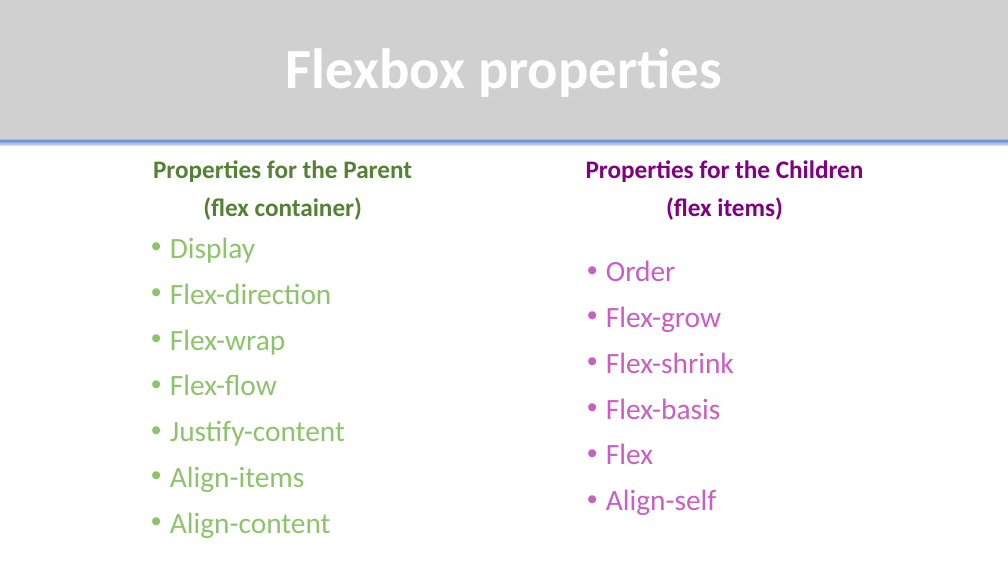
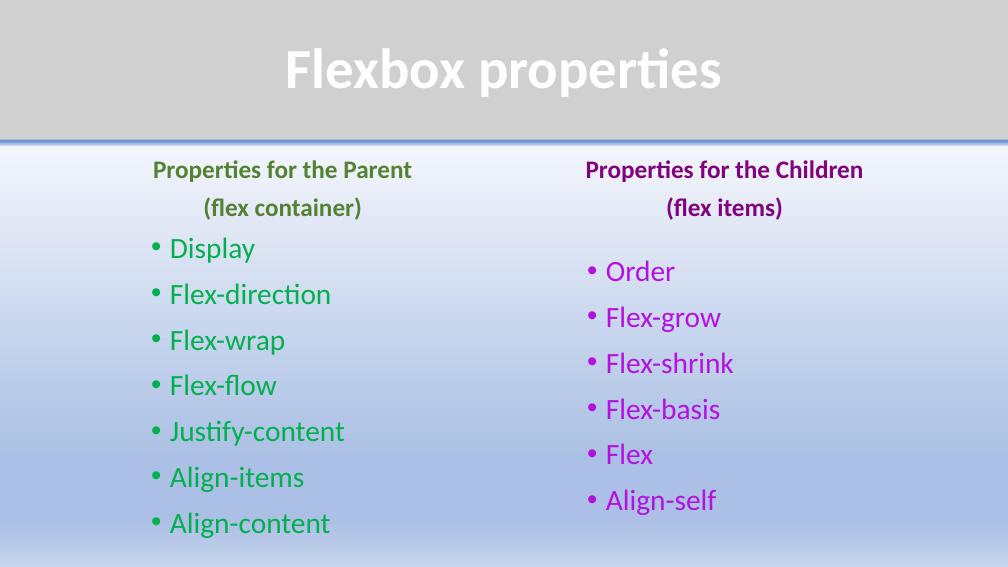
Before and after one commit to AdHouen/COURS_ANGLAIS, a slide deck: slide 5 of Exposé/Presentation Flex Box.pptx. Drawn at 1008x567 pixels with LibreOffice and Linux fonts; fonts in the diff are those of the drawing; grey boxes stand for pictures. Boxes give left, top, right and bottom in pixels: in the first picture for what was removed or moved away, otherwise in the second. Text is boxed around its words. In the diff, an @@ line names an element or a change of style, - is before the commit and + after.

```diff
--- a/Exposé/Presentation Flex Box.pptx
+++ b/Exposé/Presentation Flex Box.pptx
@@ background #FFFFFF to gradient #F6F8FC to #ABC0E4 to #C7D5ED @@
@@ text "Display" at (170, 237, 345, 538): text colour #8FC36B to #00B050 @@
@@ text "Order" at (606, 260, 734, 515): text colour #CA5EC2 to #B411E1 @@
```
Also in this commit, not shown: 8 other slides changed, 2 slides added, 2 slides removed, 9 other files.
